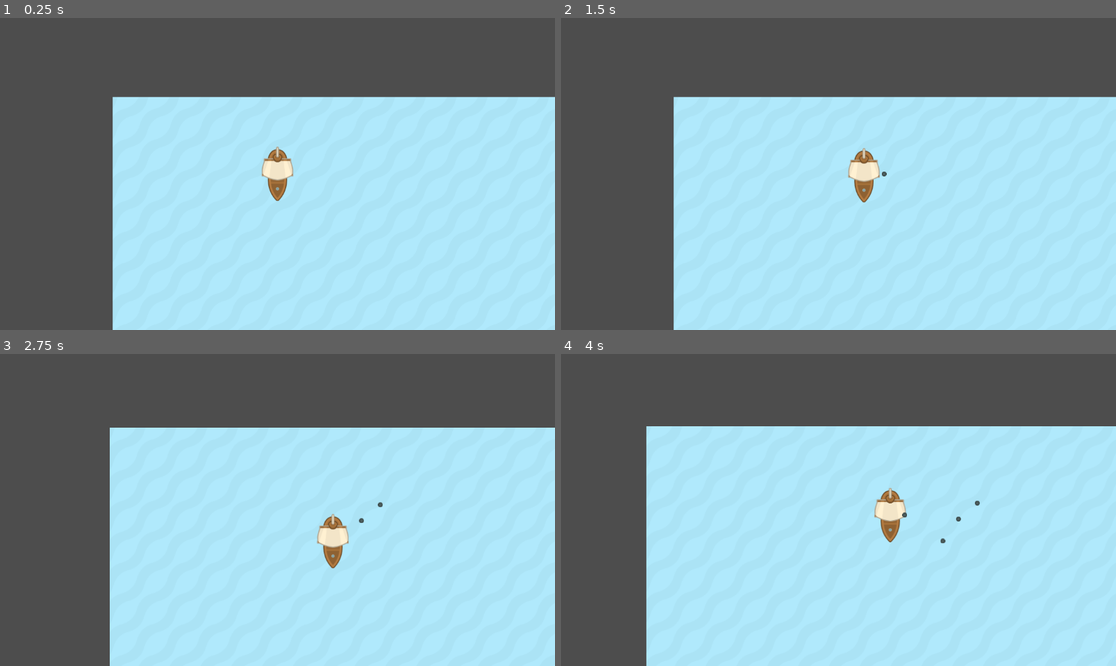
Above: before the commit, frames 1-4 (two rows, left to right).
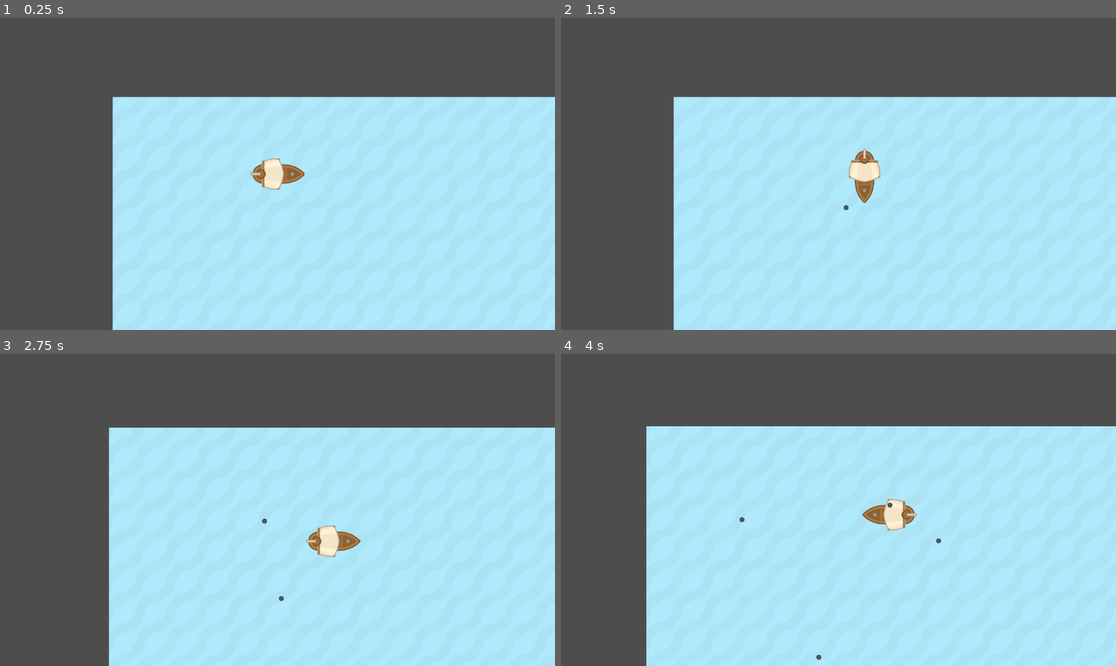
Above: after the commit, the same moments.

Repository: FlorianEduservices/pirate-survivors
Game: Godot game, scene res://Maps/gym_player.tscn
Two runs of this game, one before a commit and one after it. Both use one fixed random seed, a clock stepped at 60 frames per second and the inputs below.
Inputs:
- Up to frame 1 (0.25 s): no input
- Up to frame 2 (1.5 s): tap Enter at 0.5 s; hold D (player_move_right) 0.53-1.28 s; hold S (player_move_down) from 1.28 s (still down)
- Up to frame 3 (2.75 s): release S (player_move_down) at 2.03 s; hold D (player_move_right) from 2.03 s (still down)
- Up to frame 4 (4 s): release D (player_move_right) at 2.78 s; hold W (player_move_up) 2.78-3.53 s; hold A (player_move_left) from 3.53 s (still down)

The runs differ from the first frame. In frame 1, 0.7% of the frame differs, in the area x 45-55%, y 41-59%; in frame 2, 0.2%; in frame 3, 0.8%, in the area x 19-69%, y 23-100%; in frame 4, 0.8%.

Commit message:
firing bullet

Diff:
--- a/Character/player.gd
+++ b/Character/player.gd
@@ -2,16 +2,19 @@
 
 @export var speed : float = 200
 @export var cannon_ball_scene : PackedScene
+
+var velocity
 
 # Called when the node enters the scene tree for the first time.
 func _ready() -> void:
 	$ShootTimer.timeout.connect(_shoot)
 
 
-# Called every frame. 'delta' is the elapsed time since the previous frame.
-func _process(delta: float) -> void:
+# We are using a RigidBody, apply_central_force must be applied in the Physics Process Function
+#func _process(delta: float) -> void:
+func _physics_process(delta: float) -> void:
 	# Decplacement :
-	var velocity = Vector2.ZERO
+	velocity = Vector2.ZERO
 	if Input.is_action_pressed("player_move_left"):
 		velocity += Vector2(-speed, 0)
 	if Input.is_action_pressed("player_move_right"):
@@ -20,9 +23,14 @@
 		velocity += Vector2(0, -speed)
 	if Input.is_action_pressed("player_move_down"):
 		velocity += Vector2(0, speed)
-	apply_central_force(velocity)
+	if velocity.length() > 0:
+		apply_central_force(velocity)
+		rotation = velocity.angle() # Orient le bateau dans le sens de sa velocites
+
 
 func _shoot():
 	var cannon_ball = cannon_ball_scene.instantiate()
-	cannon_ball.position = position + Vector2(30, 0)
+	cannon_ball.position = position + Vector2(0, 20).rotated(rotation)
+	cannon_ball.rotation = rotation + PI / 2
+	cannon_ball.initial_velocity = velocity
 	get_tree().root.add_child(cannon_ball)
--- a/Character/player.tscn
+++ b/Character/player.tscn
@@ -15,9 +15,11 @@
 cannon_ball_scene = ExtResource("2_2brrg")
 
 [node name="Sprite2D" type="Sprite2D" parent="."]
+rotation = -1.5707964
 texture = ExtResource("1_6ele1")
 
 [node name="CollisionShape2D" type="CollisionShape2D" parent="."]
+rotation = -1.5707964
 shape = SubResource("CapsuleShape2D_3c51y")
 
 [node name="Camera2D" type="Camera2D" parent="."]
--- a/GPE/CannonBall/cannon_ball.gd
+++ b/GPE/CannonBall/cannon_ball.gd
@@ -1,6 +1,8 @@
 extends Area2D
 
 @export var speed = 100
+
+var initial_velocity : Vector2 = Vector2.ONE
 
 # Called when the node enters the scene tree for the first time.
 func _ready() -> void:
@@ -9,4 +11,5 @@
 
 # Called every frame. 'delta' is the elapsed time since the previous frame.
 func _process(delta: float) -> void:
-	position.x += speed * delta
+	position += Vector2(speed, 0).rotated(rotation) * delta
+	#position += initial_velocity * delta
